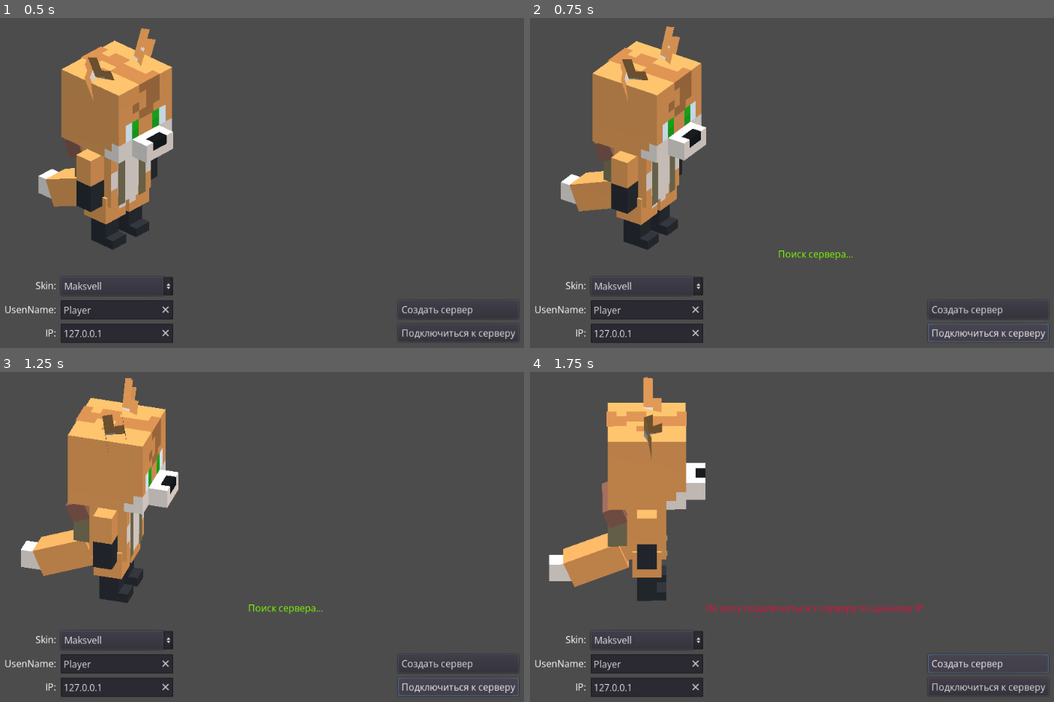
Above: before the commit, frames 1-4 (two rows, left to right).
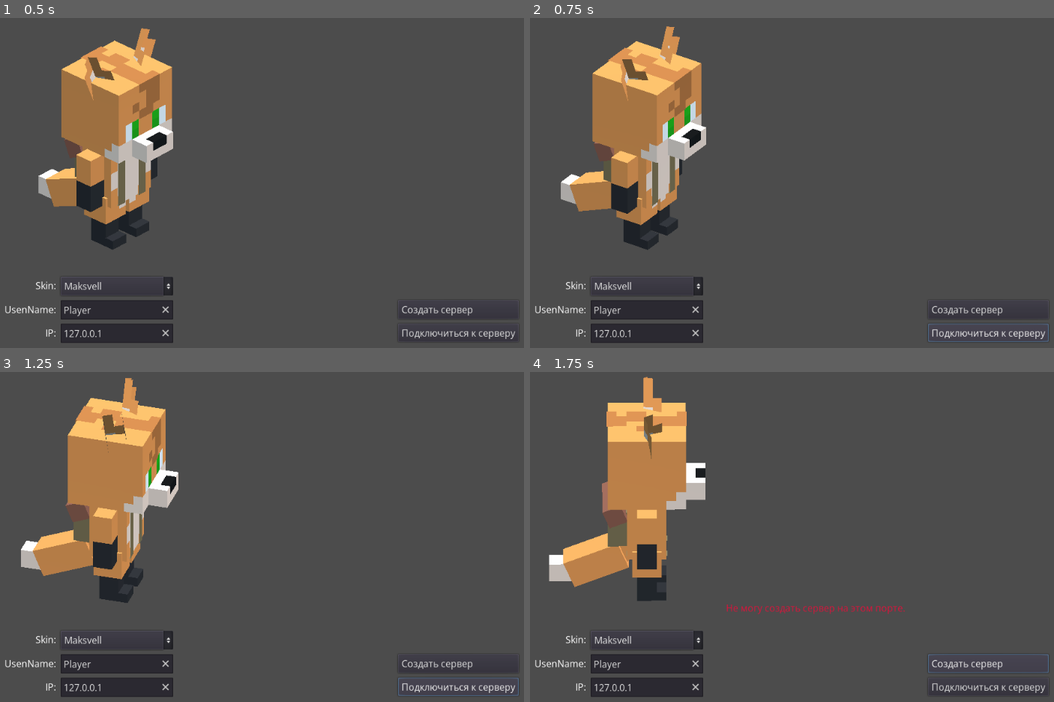
Above: after the commit, the same moments.

Repository: affirVega/IslandFighter
Game: Godot game, scene res://scenes/Menu/Menu.tscn
Same seed, same stepped clock (60 frames per second), same inputs: the game is played once before the commit and once after it.
Inputs:
- Up to frame 1 (0.5 s): no input
- Up to frame 2 (0.75 s): click "Подключиться к серверу" at 0.5 s
- Up to frame 3 (1.25 s): no input
- Up to frame 4 (1.75 s): click "Создать сервер" at 1.25 s

Frame 1 is identical in both runs. In frame 2, 0.1% of the frame differs, in the area x 47-62%, y 70-74%; in frame 3, 0.1%; in frame 4, 0.5%, in the area x 33-76%, y 70-74%.

Commit message:
Переписал сеть под игру для множества игроков, а не просто дует

Diff:
--- a/Scripts/PlayerSpawner.gd
+++ b/Scripts/PlayerSpawner.gd
@@ -1,26 +1,23 @@
 extends Spatial
 
-onready var playerSpawners = $PlayerSpawners
-
-var playerScale = Vector3(0.7, 0.7, 0.7)
+onready var playerSpawners = $player_spawners
 
 # res://Player/Player.tscn
 func _ready():
-	var player1 = preload("res://assets/player/Player.tscn").instance()
-	player1.set_name(str(get_tree().get_network_unique_id()))
-	player1.set_network_master(get_tree().get_network_unique_id())
-
-	var random_spawn = playerSpawners.get_child(int(randf() * playerSpawners.get_child_count()))
-	player1.set_global_transform(random_spawn.get_global_transform())
-	print(random_spawn.get_global_transform())
-	player1.set_scale(playerScale)
-	add_child(player1)
-
-
-	var player2 = preload("res://assets/player/Player.tscn").instance()
-	player2.set_name(str(Singleton.user_id))
-	player2.set_network_master(Singleton.user_id)
-	#player2.set_global_transform(playerSpawn2.get_global_transform())
-	#print(playerSpawn2.get_global_transform(), "\n")
-	player2.set_scale(playerScale)
-	add_child(player2)
+	pass
+#	var player1 = preload("res://assets/player/Player.tscn").instance()
+#	player1.set_name(str(get_tree().get_network_unique_id()))
+#	player1.set_network_master(get_tree().get_network_unique_id())
+#
+#	var random_spawn = playerSpawners.get_child(int(randf() * playerSpawners.get_child_count()))
+#	player1.set_global_transform(random_spawn.get_global_transform())
+#	print(random_spawn.get_global_transform())
+#	add_child(player1)
+#
+#
+#	var player2 = preload("res://assets/player/Player.tscn").instance()
+#	player2.set_name(str(Singleton.user_id))
+#	player2.set_network_master(Singleton.user_id)
+#	#player2.set_global_transform(playerSpawn2.get_global_transform())
+#	#print(playerSpawn2.get_global_transform(), "\n")
+#	add_child(player2)
--- a/assets/player/Player.gd
+++ b/assets/player/Player.gd
@@ -24,11 +24,9 @@
 		GV.S1TN4M: $Skins/s1tn4m,
 	}
 
-	if is_network_master():
-		set_skin(Singleton.current_skin)
-		rpc('set_skin', Singleton.current_skin)
-		set_nickname(Singleton.nickname)
-		rpc('set_nickname', Singleton.nickname)
+remote func initialize(data):
+	set_nickname(data.name)
+	set_skin(data.skin_id)
 
 remote func set_nickname(new_name: String):
 	$Nametag.text = new_name
--- a/assets/player/Player.tscn
+++ b/assets/player/Player.tscn
@@ -25,6 +25,7 @@
 script = ExtResource( 4 )
 
 [node name="Skins" type="Spatial" parent="."]
+transform = Transform( 0.7, 0, 0, 0, 0.7, 0, 0, 0, 0.7, 0, 0, 0 )
 
 [node name="cooldog" parent="Skins" instance=ExtResource( 2 )]
 visible = false
@@ -41,21 +42,21 @@
 visible = false
 
 [node name="collision_hitbox" type="CollisionShape" parent="."]
-transform = Transform( 1, 0, 0, 0, 1, 0, 0, 0, 1, 0, 0.615388, 0 )
+transform = Transform( 0.7, 0, 0, 0, 0.7, 0, 0, 0, 0.7, 0, 0.435398, 0 )
 shape = SubResource( 1 )
 
 [node name="hitbox_hit" type="CollisionShape" parent="."]
-transform = Transform( 1, 0, 0, 0, 1, 0, 0, 0, 1, 0, 0.615, 0 )
+transform = Transform( 0.7, 0, 0, 0, 0.7, 0, 0, 0, 0.7, 0, 0.43501, 0 )
 shape = SubResource( 2 )
 disabled = true
 
 [node name="Nametag" type="Label3D" parent="."]
-transform = Transform( 1, 0, 0, 0, 1, 0, 0, 0, 1, 0, 1.52915, 0 )
+transform = Transform( 1, 0, 0, 0, 1, 0, 0, 0, 1, 0, 1.21684, 0 )
 pixel_size = 0.001
 billboard = 1
 text = "Player"
 font = SubResource( 4 )
 
 [node name="Camera" type="Camera" parent="."]
-transform = Transform( 1, 0, 0, 0, 0.977849, 0.209311, 0, -0.209311, 0.977849, 0, 1.55712, 1.8295 )
+transform = Transform( 1, 0, 0, 0, 0.977849, 0.209311, 0, -0.209311, 0.977849, 0, 1.09, 1.28 )
 fov = 71.9877
--- a/assets/throwables/bottle/Bottle.tscn
+++ b/assets/throwables/bottle/Bottle.tscn
@@ -7,6 +7,7 @@
 extents = Vector3( 0.130267, 0.248166, 0.129344 )
 
 [node name="RigidBody" type="RigidBody"]
+collision_layer = 2
 script = ExtResource( 2 )
 
 [node name="buttle" parent="." instance=ExtResource( 1 )]
--- a/scenes/Level_0/Level_0.tscn
+++ b/scenes/Level_0/Level_0.tscn
@@ -2116,37 +2116,39 @@
 "_edit_lock_": true
 }
 
-[node name="PlayerSpawners" type="Node" parent="."]
-
-[node name="PlayerSpawner1" type="Position3D" parent="PlayerSpawners"]
+[node name="player_spawners" type="Node" parent="."]
+
+[node name="PlayerSpawner1" type="Position3D" parent="player_spawners"]
 transform = Transform( 1, 0, 0, 0, 1, 0, 0, 0, 1, 1.3853, 0.5, 0.507682 )
 
-[node name="PlayerSpawner2" type="Position3D" parent="PlayerSpawners"]
+[node name="PlayerSpawner2" type="Position3D" parent="player_spawners"]
 transform = Transform( 1, 0, 0, 0, 1, 0, 0, 0, 1, 7.67867, 0.5, -6.2451 )
 
-[node name="PlayerSpawner3" type="Position3D" parent="PlayerSpawners"]
+[node name="PlayerSpawner3" type="Position3D" parent="player_spawners"]
 transform = Transform( 1, 0, 0, 0, 1, 0, 0, 0, 1, 2.62732, 0.5, -5.8745 )
 
-[node name="PlayerSpawner4" type="Position3D" parent="PlayerSpawners"]
+[node name="PlayerSpawner4" type="Position3D" parent="player_spawners"]
 transform = Transform( 1, 0, 0, 0, 1, 0, 0, 0, 1, -7.75018, 0.5, -7.39165 )
 
-[node name="PlayerSpawner5" type="Position3D" parent="PlayerSpawners"]
+[node name="PlayerSpawner5" type="Position3D" parent="player_spawners"]
 transform = Transform( 1, 0, 0, 0, 1, 0, 0, 0, 1, -5.36832, 0.5, -2.05508 )
 
-[node name="PlayerSpawner6" type="Position3D" parent="PlayerSpawners"]
+[node name="PlayerSpawner6" type="Position3D" parent="player_spawners"]
 transform = Transform( 1, 0, 0, 0, 1, 0, 0, 0, 1, -8.02153, 0.5, 1.08053 )
 
-[node name="PlayerSpawner7" type="Position3D" parent="PlayerSpawners"]
+[node name="PlayerSpawner7" type="Position3D" parent="player_spawners"]
 transform = Transform( 1, 0, 0, 0, 1, 0, 0, 0, 1, -6.42358, 0.5, 5.7538 )
 
-[node name="PlayerSpawner8" type="Position3D" parent="PlayerSpawners"]
+[node name="PlayerSpawner8" type="Position3D" parent="player_spawners"]
 transform = Transform( 1, 0, 0, 0, 1, 0, 0, 0, 1, -2.18389, 0.5, -8.20147 )
 
-[node name="PlayerSpawner9" type="Position3D" parent="PlayerSpawners"]
+[node name="PlayerSpawner9" type="Position3D" parent="player_spawners"]
 transform = Transform( 1, 0, 0, 0, 1, 0, 0, 0, 1, 2.75899, 0.5, 8.19821 )
 
-[node name="PlayerSpawner10" type="Position3D" parent="PlayerSpawners"]
+[node name="PlayerSpawner10" type="Position3D" parent="player_spawners"]
 transform = Transform( 1, 0, 0, 0, 1, 0, 0, 0, 1, 8.13893, 0.5, 3.61314 )
 
-[node name="PlayerSpawner11" type="Position3D" parent="PlayerSpawners"]
+[node name="PlayerSpawner11" type="Position3D" parent="player_spawners"]
 transform = Transform( 1, 0, 0, 0, 1, 0, 0, 0, 1, -4.18804, 0.500001, 7.71689 )
+
+[node name="players" type="Node" parent="."]
--- a/scenes/Menu/Menu.gd
+++ b/scenes/Menu/Menu.gd
@@ -9,14 +9,24 @@
 export (NodePath) var select_skin_path
 onready var select_skin = get_node(select_skin_path)
 
+
+var players = {}
+var my_data = {
+	name = 'Player',
+	skin_id = 0
+}
+var current_level = null
+
+
 func _ready():
 	randomize()
-	get_tree().connect("network_peer_connected", self, "_connected")
+	get_tree().connect("network_peer_connected", self, "_player_connected")
 	get_tree().connect("network_peer_disconnected", self, "_player_disconnected")
 	get_tree().connect("connection_failed", self, "_connected_fail")
 	get_tree().connect("connected_to_server", self, "_connected_ok")
 	get_tree().connect("server_disconnected", self, "_server_disconnected")
 	add_items_skin()
+
 
 func _process(delta):
 	var texture = $Viewport.get_texture()
@@ -29,41 +39,13 @@
 	$Viewport/skin_preview/skins/s1tn4m.visible = false
 	$Viewport/skin_preview/skins/low3.visible = false
 
+
 func add_items_skin():
 	for item in GV.skins:
 		select_skin.add_item(item)
 
-func _on_ButtonHost_pressed():
-	var server = NetworkedMultiplayerENet.new()
-	var err = server.create_server(3456, 2)
-
-	if err != OK:
-		_set_status("Не могу подключиться к серверу по данному IP.", false)
-		return
-	get_tree().set_network_peer(server)
-	buttonHost.set_disabled(true)
-	buttonConnect.set_disabled(true)
-	_set_status("Ожидание второго игрока...", true)
-
-
-func _on_ButtonConnect_pressed():
-	var client = NetworkedMultiplayerENet.new()
-	var ip = iPAddress.get_text()
-	client.create_client(ip, 3456)
-	get_tree().set_network_peer(client) # Replace with function body.
-	_set_status("Поиск сервера...", true)
-
-
-func _connected(client_id):
-	Singleton.user_id = client_id
-	var game = preload("res://Scenes/Level_0/Level_0.tscn").instance()
-
-	get_tree().get_root().add_child(game)
-	Singleton.current_level = game
-	hide()
 
 func _set_status(text, isok):
-	# Simple way to show status.
 	if isok:
 		labelStatus.set_text(text)
 		labelStatus.set("custom_colors/font_color", Color(0.498039, 1, 0, 1))
@@ -71,46 +53,131 @@
 		labelStatus.set_text(text)
 		labelStatus.set("custom_colors/font_color", Color( 0.862745, 0.0784314, 0.235294, 1))
 
+
+func _on_ButtonHost_pressed():
+	# Создание сервера
+	var server = NetworkedMultiplayerENet.new()
+	var err = server.create_server(3456, 10)
+
+	if err != OK:
+		_set_status("Не могу создать сервер на этом порте.", false)
+		return
+
+	get_tree().set_network_peer(server)
+	buttonHost.set_disabled(true)
+	buttonConnect.set_disabled(true)
+
+	# загружаем уровень
+	load_level()
+	# создаём своего игрока
+	# 1 потому что мы сервер
+	var me = instance_player(1)
+
+
+func _on_ButtonConnect_pressed():
+	# Подключение к серверу
+	var client = NetworkedMultiplayerENet.new()
+	var ip = iPAddress.get_text()
+	client.create_client(ip, 3456)
+	get_tree().set_network_peer(client)
+
+
+func _player_connected(client_id):
+	# когда подключается новый игрок, создаём у него своего игрока
+	# потом он создаст у нас своего игрока
+	rpc_id(client_id, 'remote_create_player', my_data)
+
+
+func _player_disconnected(id):
+	remove_player(id)
+
+
 func _connected_fail():
 	_set_status("Сбой подключения", false)
 
-	get_tree().set_network_peer(null) # Remove peer.
+	# Отключаем сеть
+	get_tree().set_network_peer(null)
 	buttonConnect.set_disabled(false)
 	buttonHost.set_disabled(false)
 
 
 func _connected_ok():
-	_set_status("Подключение к серверу...", true) # This function is not needed for this project.
+	# вызывается только у клиентов при успешном подключении
+	# загружаем уровень
+	load_level()
+	# создаём своего персонажа
+	var me = instance_player(get_tree().get_network_unique_id())
 
-
-func _player_disconnected(_id):
-	if get_tree().is_network_server():
-		_end_game("Связь с игроком разорвана")
-	else:
-		_end_game("Связь с сервером разорвана")
 
 func _server_disconnected():
 	_end_game("Сервер разорвал соединение")
 
+
 func _end_game(with_error = ""):
-	get_tree().set_network_peer(null) # Remove peer.
-
-	if Singleton.current_level != null:
-		# Erase immediately, otherwise network might show
-		# errors (this is why we connected deferred above)
-		Singleton.current_level.queue_free()
-		Singleton.current_level = null
+	if current_level != null:
+		# сцена освободится когда все функции завершат работу
+		call_deferred("_deferred_stop_scene")
+		# показывает интерфейс
 		show()
 
+	# отключает сеть
+	get_tree().set_network_peer(null)
 	buttonHost.set_disabled(false)
 	buttonConnect.set_disabled(false)
 
 	_set_status(with_error, false)
 
 
+func _deferred_stop_scene():
+	print('wahooooooooooooooo')
+	current_level.queue_free()
+	current_level = null
+
+
 func _on_select_skin_item_selected(index):
-	Singleton.current_skin = index
+	my_data.skin_id = index
 
 
 func _on_UserName_text_changed(new_text):
-	Singleton.nickname = new_text
+	my_data.name = new_text
+
+
+func load_level():
+	var game = preload("res://Scenes/Level_0/Level_0.tscn").instance()
+	game.name = 'world'
+	get_tree().get_root().add_child(game)
+	current_level = game
+	hide()
+
+
+remote func remote_create_player(data):
+	var id = get_tree().get_rpc_sender_id()
+	# сохраняем данные пользователя. Зачем - не знаю
+	players[id] = data
+	var player = instance_player(id)
+
+
+func instance_player(id):
+	var player = preload("res://assets/player/Player.tscn").instance()
+	player.set_name(str(id))
+	player.set_network_master(id)
+	get_node("/root/world/players").add_child(player)
+	if player.is_network_master():
+		player.initialize(my_data)
+	else:
+		player.initialize(players[id])
+	return player
+
+
+func remove_player(id):
+	var target_child: Node = null
+	for child in get_node("/root/world/players").get_children():
+		if child.get_network_master() == id:
+			target_child = child
+			break
+
+	if target_child != null:
+		target_child.queue_free()
+
+	if id in players:
+		players.erase(id)
